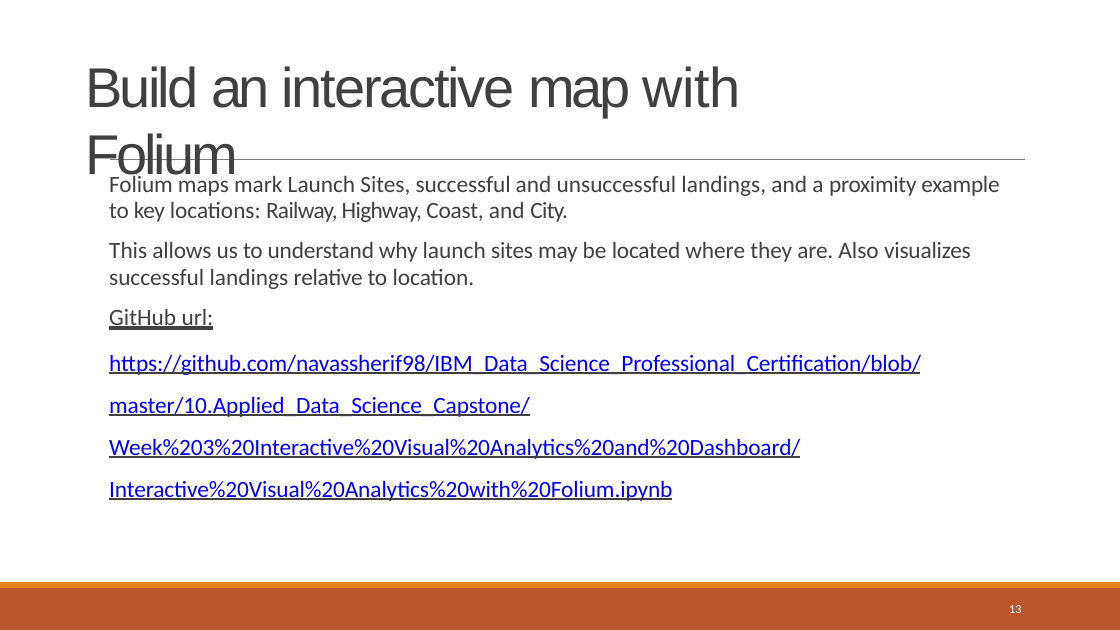
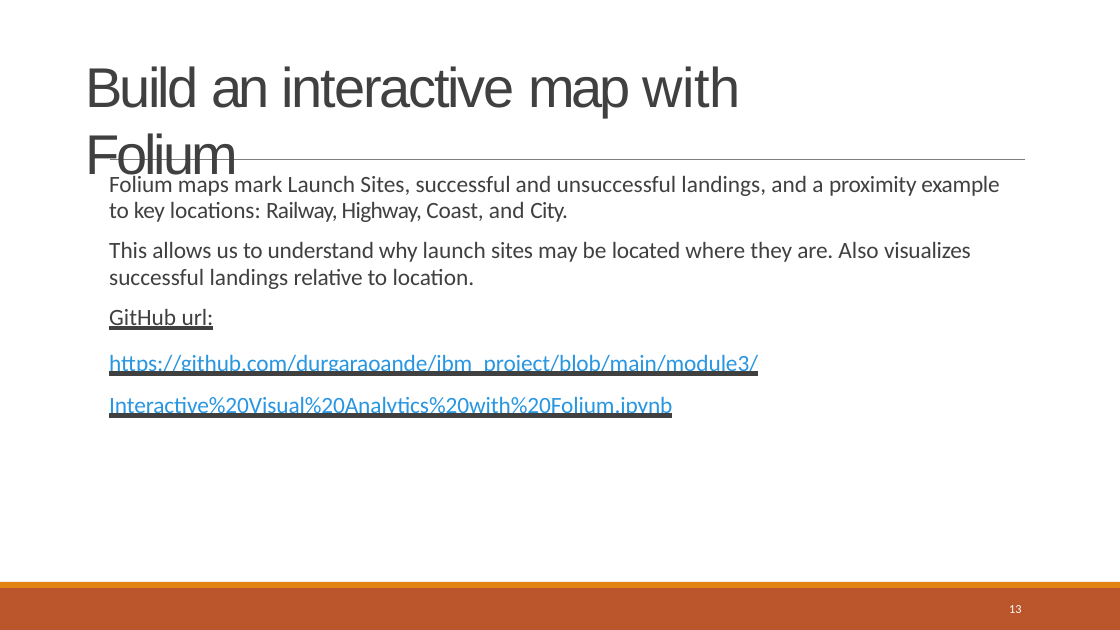
Before and after one commit to durgaraoande/ibm_project, a slide deck: slide 13 of module5/Data Science Journey.pptx. Drawn at 1120x630 pixels with LibreOffice and Linux fonts; fonts in the diff are those of the drawing. Boxes give left, top, right and bottom in pixels: in the first picture for what was removed or moved away, otherwise in the second. Text is boxed around its words. In the diff, an @@ line names an element or a change of style, - is before the commit and + after.

```diff
--- a/module5/Data Science Journey.pptx
+++ b/module5/Data Science Journey.pptx
@@ text at bbox=[109, 354, 758, 418]: text changed; text colour #0000FF to #2996E1 @@
-https://github.com/navassherif98/IBM_Data_Science_Professional_Certification/blob/master/10.Applied_Data_Science_Capstone/Week%203%20Interactive%20Visual%20Analytics%20and%20Dashboard/Interactive%20Visual%20Analytics%20with%20Folium.ipynb
+https://github.com/durgaraoande/ibm_project/blob/main/module3/Interactive%20Visual%20Analytics%20with%20Folium.ipynb
```
Also in this commit, not shown: 9 other slides changed.
